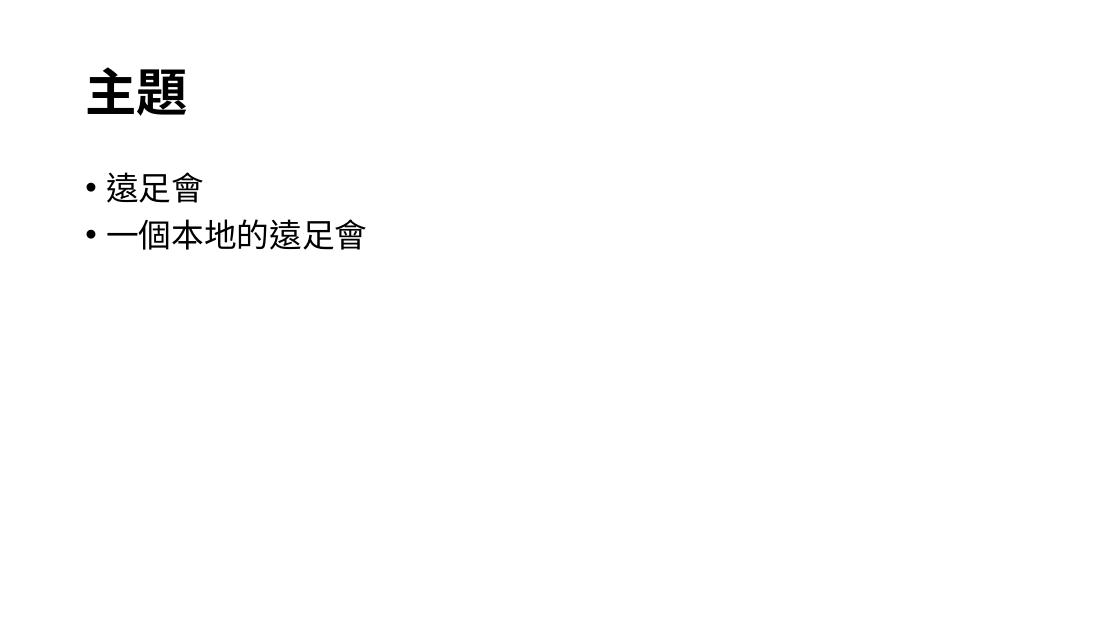
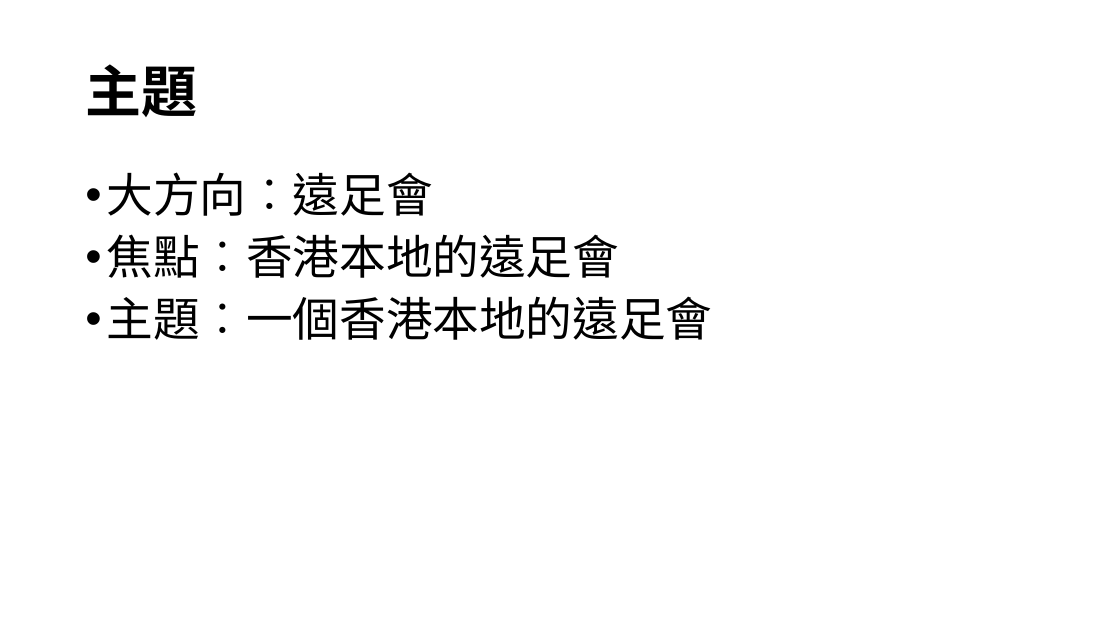
Before and after one commit to pangyan/ridiculands-java, a slide deck: slide 2 of docs/m623/M623 Presentation - Py.pptx. Drawn at 1120x630 pixels with LibreOffice and Linux fonts; fonts in the diff are those of the drawing; background and template pictures are left out. Boxes give left, top, right and bottom in pixels: in the first picture for what was removed or moved away, otherwise in the second. Text is boxed around its words. In the diff, an @@ line names an element or a change of style, - is before the commit and + after.

```diff
--- a/docs/m623/M623 Presentation - Py.pptx
+++ b/docs/m623/M623 Presentation - Py.pptx
@@ title "主題" at [85, 64, 197, 117]: size 44 to 48 pt @@
@@ text at [106, 172, 712, 340]: text changed; size 28 to 40 pt @@
-• 遠足會
-• 一個本地的遠足會
+• 大方向︰遠足會
+• 焦點︰香港本地的遠足會
+• 主題︰一個香港本地的遠足會
```
Also in this commit, not shown: 3 other slides changed, 6 slides added, 1 slide removed.
